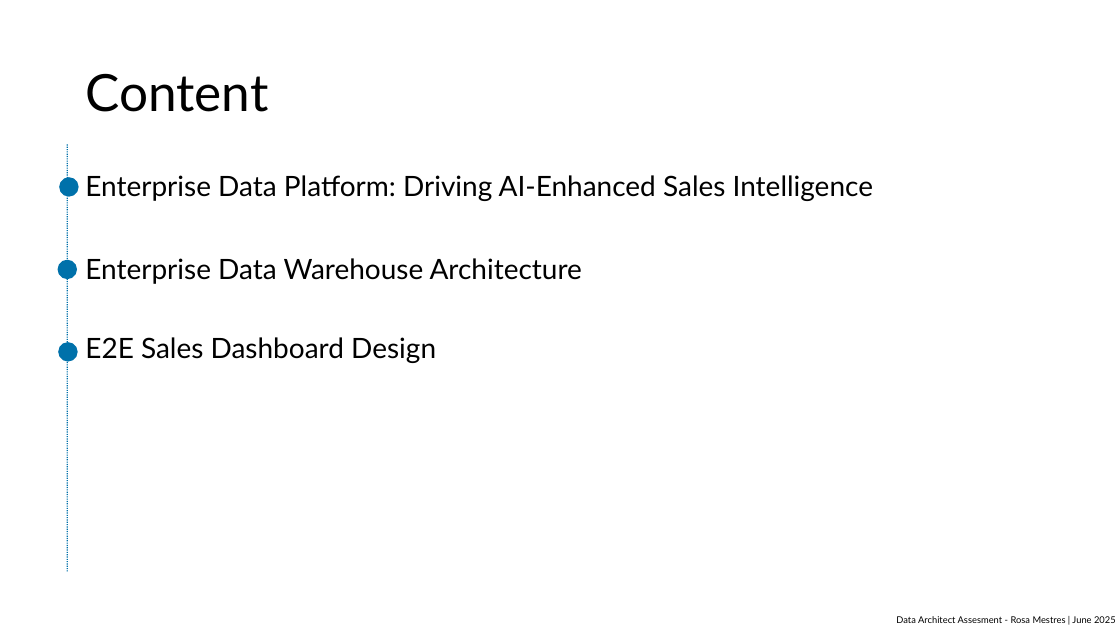
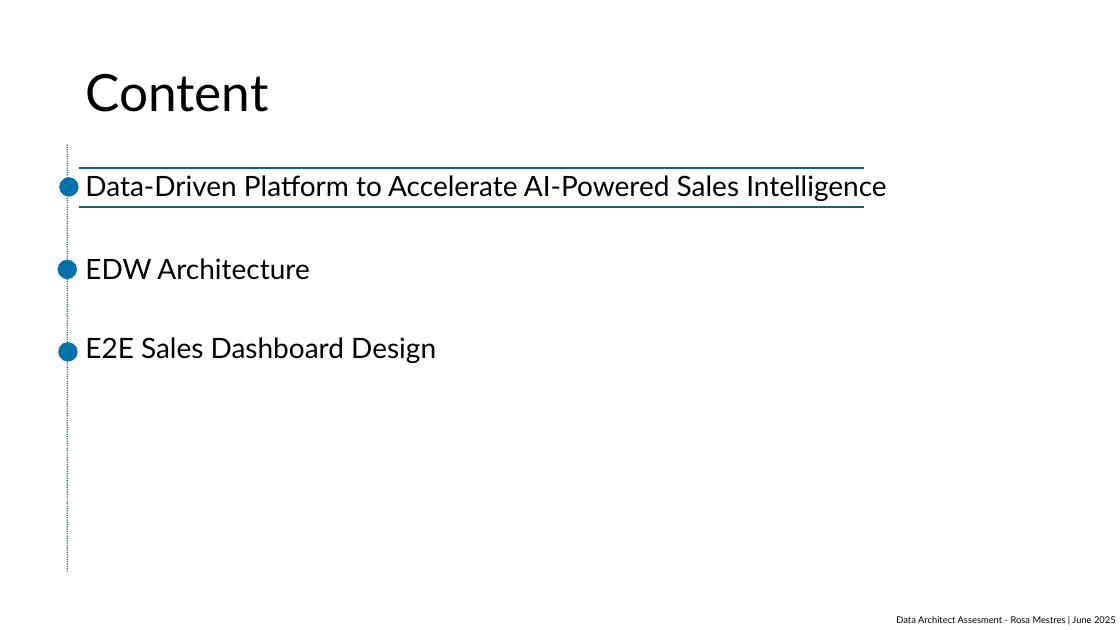
Before and after one commit to rmhuoc/etl_assesment, a slide deck: slide 2 of PyETL/ppt/data_architect_assesment_v1_copy.pptx. Drawn at 1120x630 pixels with LibreOffice and Linux fonts; fonts in the diff are those of the drawing. Boxes give left, top, right and bottom in pixels: in the first picture for what was removed or moved away, otherwise in the second. Text is boxed around its words. In the diff, an @@ line names an element or a change of style, - is before the commit and + after.

```diff
--- a/PyETL/ppt/data_architect_assesment_v1_copy.pptx
+++ b/PyETL/ppt/data_architect_assesment_v1_copy.pptx
@@ line added from (79, 168) to (864, 168), #156082 1.5 pt @@
@@ text at (85,175,886,280): text changed @@
-Enterprise Data Platform: Driving AI-Enhanced Sales Intelligence
-Enterprise Data Warehouse Architecture
+Data-Driven Platform to Accelerate AI-Powered Sales Intelligence
+EDW Architecture
@@ line added from (79, 207) to (864, 207), #156082 1.5 pt @@
```
Also in this commit, not shown: 7 other slides changed, 2 slides added, 1 other file.
